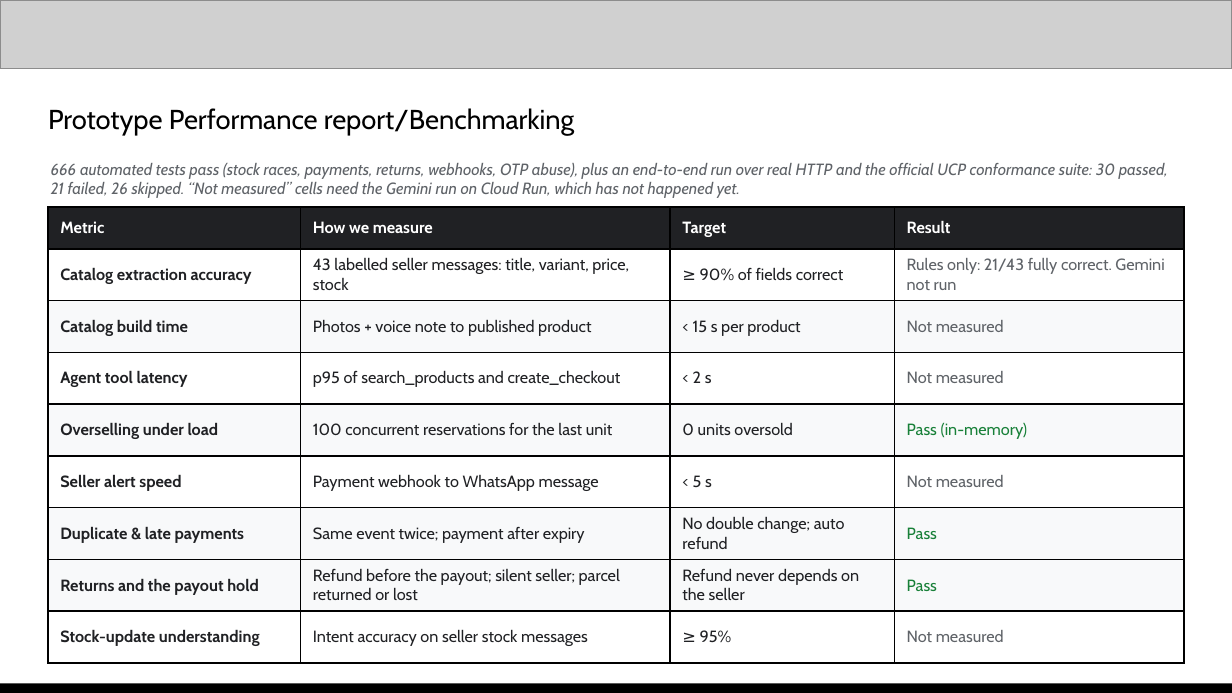
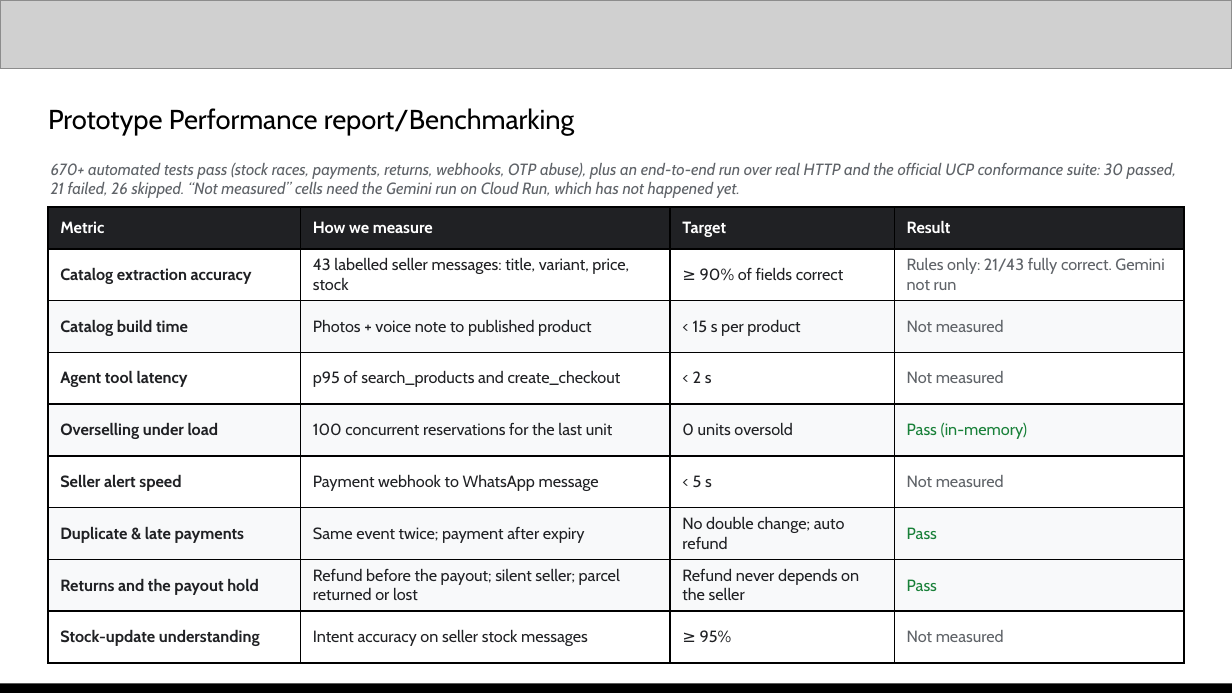
Before and after one commit to galihsatriawan/etalase, a slide deck: slide 11 of submission/Etalase_AI_Builder_Cup_Submission.pptx. Drawn at 1232x693 pixels with LibreOffice and Linux fonts; fonts in the diff are those of the drawing; grey boxes stand for pictures. Boxes give left, top, right and bottom in pixels: in the first picture for what was removed or moved away, otherwise in the second. Text is boxed around its words. In the diff, an @@ line names an element or a change of style, - is before the commit and + after.

```diff
--- a/submission/Etalase_AI_Builder_Cup_Submission.pptx
+++ b/submission/Etalase_AI_Builder_Cup_Submission.pptx
@@ text at [51, 163, 1176, 198]: text changed @@
-666 automated tests pass (stock races, payments, returns, webhooks, OTP abuse), plus an end-to-end run over real HTTP and the official UCP conformance suite: 30 passed, 21 failed, 26 skipped. “Not measured” cells need the Gemini run on Cloud Run, which has not happened yet.
+670+ automated tests pass (stock races, payments, returns, webhooks, OTP abuse), plus an end-to-end run over real HTTP and the official UCP conformance suite: 30 passed, 21 failed, 26 skipped. “Not measured” cells need the Gemini run on Cloud Run, which has not happened yet.
```
Also in this commit, not shown: 19 other files.
